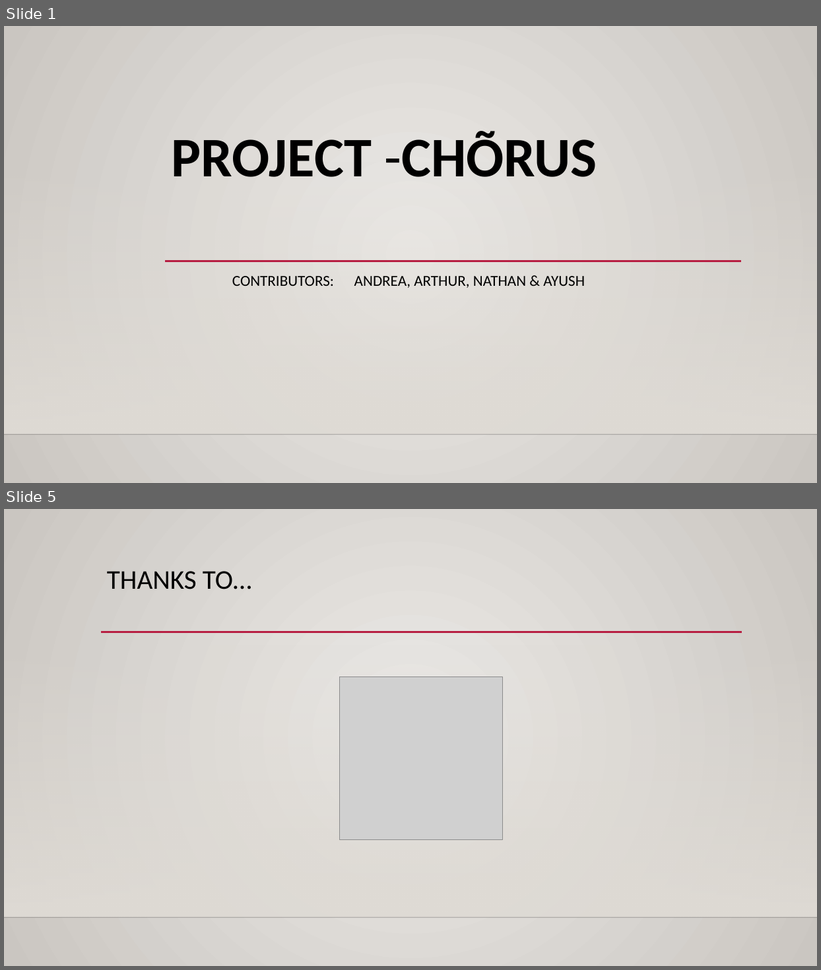
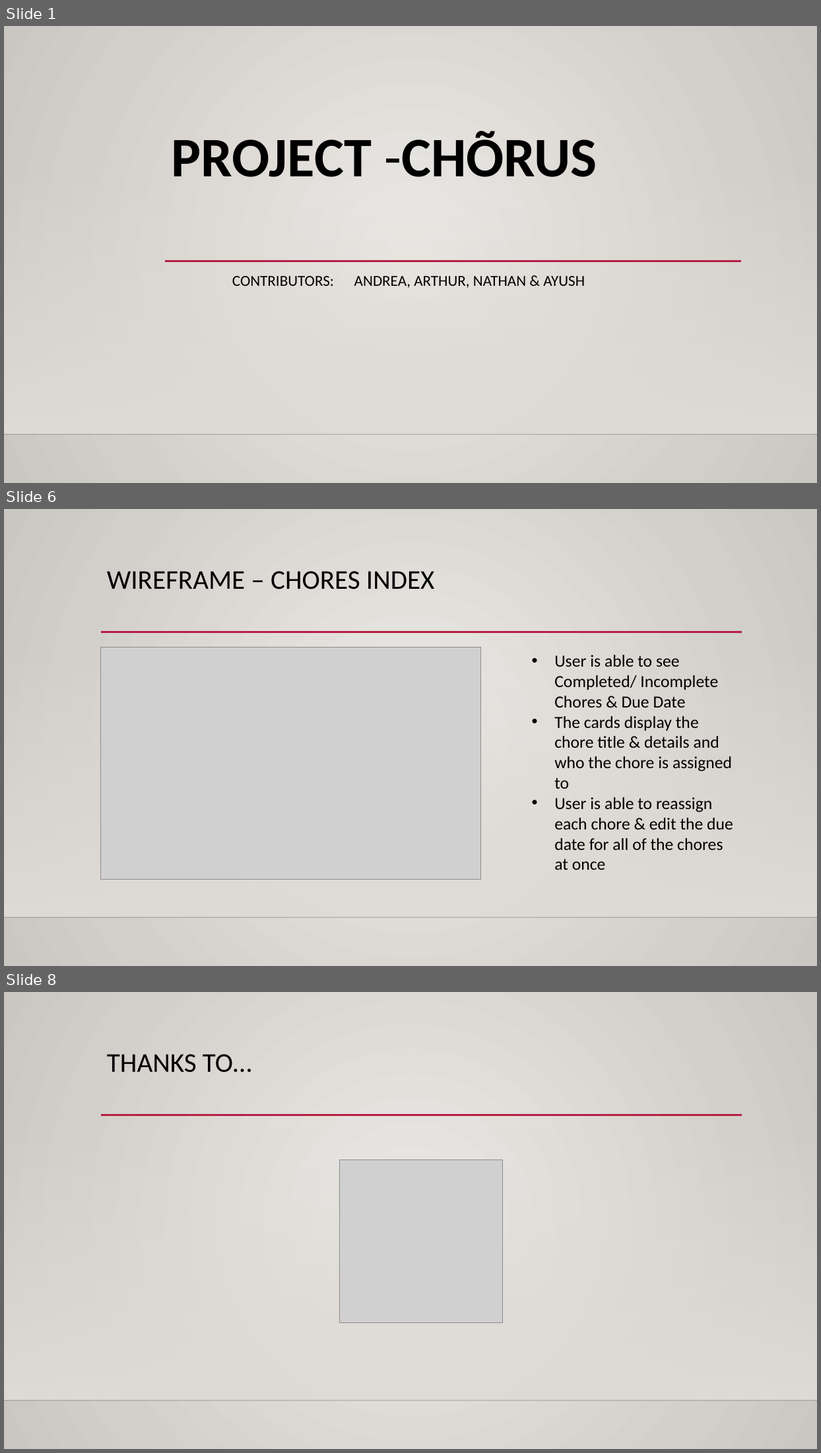
Before and after one commit to altonelli/chores_app, a slide deck: chorusPPT.pptx. Shown one above the other, each under a label of ours: slides 1 and 5 before the commit, slides 1, 6 and 8 after it; the slides between them are not shown. The pictures are 821x970 and 821x1453 pixels, drawn with LibreOffice and Linux fonts; fonts in the diff are those of the drawing; grey boxes stand for pictures; background and template pictures are left out. Boxes give left, top, right and bottom in pixels: in the first picture for what was removed or moved away, otherwise in the second. Text is boxed around its words. In the diff, an @@ line names an element or a change of style, - is before the commit and + after.

```diff
--- a/chorusPPT.pptx
+++ b/chorusPPT.pptx
@@ slide 6 added at [4, 509, 817, 966], background gradient #ECEAE7 to #CAC7C1; not listed: 3 template elements that a slide beside it also shows @@
@@ title added at [107, 571, 434, 590], 32 pt, text #000000 @@
+WIREFRAME – CHORES INDEX
@@ picture added at [101, 648, 482, 880] @@
@@ text added at [554, 655, 733, 870], 20 pt, text #000000 @@
+• User is able to see Completed/ Incomplete Chores & Due Date
+• The cards display the chore title & details and who the chore is assigned to
+• User is able to reassign each chore & edit the due date for all of the chores at once
@@ what was slide 5 is now slide 8 @@
```
Also in this commit, not shown: 2 slides changed, 4 other slides added, 2 slides removed, 2 other files.
